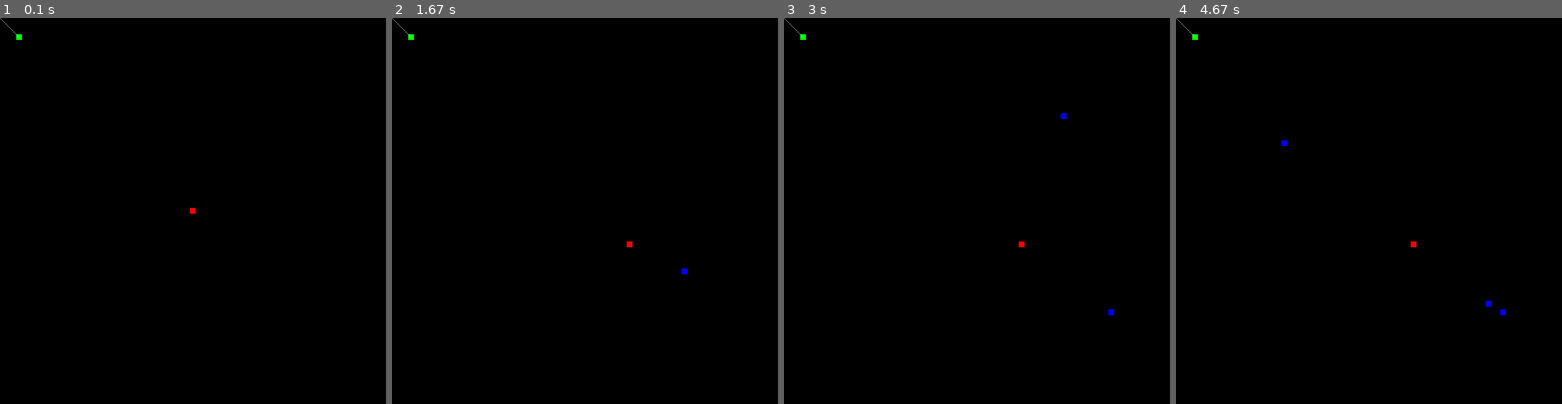
Above: before the commit, frames 1-4 (left to right).
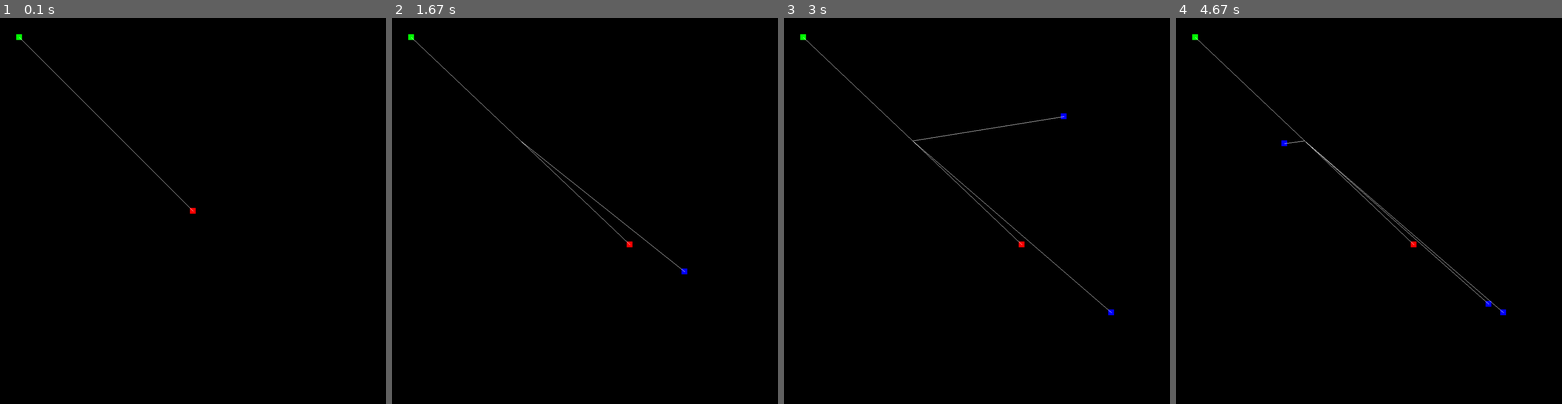
Above: after the commit, the same moments.

Repository: SPYunderscore08/pygame-curves
Game: pygame game, started from main.py
Two runs of this game, one before a commit and one after it. Both use one fixed random seed, a clock stepped at 60 frames per second and the inputs below.
Inputs (mouse positions are in pixels of both pictures, inside the frame that each line leads up to):
- Up to frame 1 (0.1 s): no input
- Up to frame 2 (1.67 s): click (585, 211) at 0.38 s; press the mouse at (585, 211) at 0.7 s; move the mouse to (608, 226) at 0.8 s; release the mouse at (631, 245) at 0.93 s; right-click (685, 272) at 1.55 s
- Up to frame 3 (3 s): press the mouse at (1077, 272) at 1.87 s; move the mouse to (1092, 292) at 1.97 s; release the mouse at (1112, 311) at 2.1 s; right-click (1061, 114) at 2.72 s
- Up to frame 4 (4.67 s): press the mouse at (1453, 114) at 3.03 s; move the mouse to (1369, 129) at 3.13 s; release the mouse at (1284, 141) at 3.27 s; right-click (1291, 241) at 4.05 s; press the mouse at (1291, 241) at 4.37 s; move the mouse to (1392, 272) at 4.47 s; release the mouse at (1488, 303) at 4.6 s

The runs differ from the first frame. In frame 1, 0.1% of the frame differs, in the area x 0-51%, y 0-51%; in frame 2, 0.2%; in frame 3, 0.3%; in frame 4, 0.4%, in the area x 0-85%, y 0-77%.

Commit message:
implemented first part of calculation process; put midpoint calculation into vector class

Diff:
--- a/Path.py
+++ b/Path.py
@@ -12,33 +12,22 @@
         percent_per_node = len(self.nodes) - 1
         vector_list = []
         forces = [] * percent_per_node
-        calculation_point = self.nodes[0].position
-        calculation_vector = Vector(Point(0, 0), Point(0, 0))
-        """
-        for count in range(precision):
-            calculation_vector = Vector(Point(0, 0), Point(0, 0))
-            for node in self.nodes[2:]:
-                calculation_vector.add(node.position.multiply(Point(count, count)))
 
-            vector_list.append(calculation_vector)
-        """
+        calculation_point = self.nodes[0].position.__copy__()
+        calculation_vector = Vector(calculation_point, calculation_point)
 
-        calculation_point = self.nodes[0].position
-        calculation_vector = Vector(Point(0, 0), calculation_point)
+        for node in self.nodes:
+            #mid_point = Vector.calculate_midpoint(calculation_vector)
 
-        vector_list.append(
-            calculation_vector
-        )
+            vector_list.append(calculation_vector.__copy__())
+
+            vector_list.append(
+                Vector(
+                    node.position,
+                    Vector.calculate_midpoint(Vector(self.nodes[-1].position, self.nodes[0].position))
+                )
+            )
+
+            calculation_vector.components = calculation_point.__copy__()
 
         return vector_list
-
-    """
-    for _ in range(100):
-        vector.components reset to 0
-
-        for node in nodes:
-            vector.components add with (node.position - vector.location multiply with "precision")
-
-        vector.location add with vector.components
-
-    """
--- a/Point.py
+++ b/Point.py
@@ -27,13 +27,9 @@
         return self
 
     def divide(self, point):
-        self.x = self.x / point.x
-        self.y = self.y / point.y
+        self.x /= point.x
+        self.y /= point.y
         return self
-
-    @staticmethod
-    def calculate_midpoint(start_point, end_point):
-        return end_point.subtract(start_point, True).divide(2, 2)
 
     def __copy__(self):
         return Point(
--- a/Simulation.py
+++ b/Simulation.py
@@ -37,12 +37,12 @@
                         self.path.nodes.insert(-1, Node(Point(pygame.mouse.get_pos()[0], pygame.mouse.get_pos()[1])))
                         self.window.draw_path(self.path)
 
+
                 if event.type == pygame.MOUSEBUTTONUP:
                     is_dragging = False
                     dragging_node = None
 
             if dragging_node is None and last_node is not None:
-                print("test")
                 self.window.draw_path(self.path)
                 last_node = None
 
@@ -73,6 +73,5 @@
 
     def drag_node(self, node: Node):
         if not node is None:
-            print("test")
             self.window.draw_path(self.path, node)
             node.position = Point(pygame.mouse.get_pos()[0], pygame.mouse.get_pos()[1])
--- a/Vector.py
+++ b/Vector.py
@@ -23,5 +23,9 @@
         self.components.x = avg_x
         self.components.y = avg_y
 
+    @staticmethod
+    def calculate_midpoint(self):
+        return self.components.subtract(self.location, True).divide(Point(2, 2)).add(self.location)
+
     def __copy__(self):
         return Vector(self.components, self.location)
--- a/Window.py
+++ b/Window.py
@@ -11,12 +11,10 @@
         self.title = title
         self.screen = None
 
-
     def run(self):
         self.screen = pygame.display.set_mode((self.width, self.height))
         pygame.display.set_caption(self.title)
         self.screen.fill(BlACK)
-
 
     def draw_path(self, path: Path, highlight_node = None):
         line_list = path.calculate_path(0.2)
@@ -26,7 +24,6 @@
 
         self.screen.fill(BlACK)
 
-        print(path.start.position.subtract(vicinity_point, True))
         pygame.draw.rect(
             self.screen,
             GREEN,
@@ -46,10 +43,9 @@
                 node.position.subtract(vicinity_point, True).to_tuple() + vicinity_tuple
             )
 
-
         for line in line_list:
             pygame.draw.line(self.screen, WHITE, line.location.to_tuple(), line.components.to_tuple(), 1)
-            #pygame.draw.line(self.screen, WHITE, line[0], line[1], 1)
+
         if highlight_node is not None:
             pygame.draw.rect(
                 self.screen,
